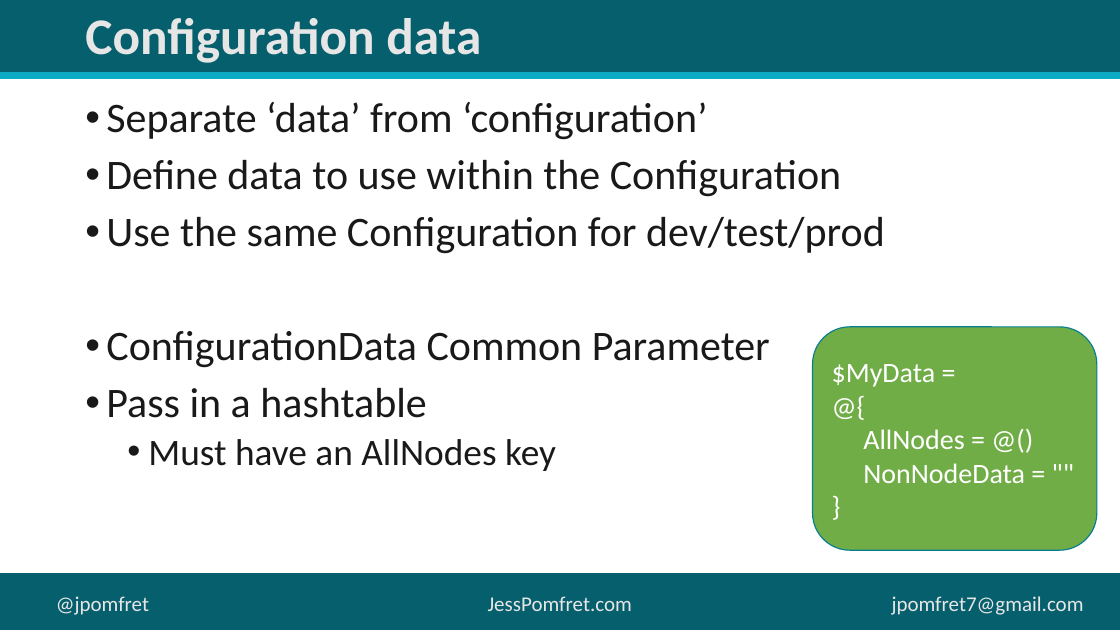
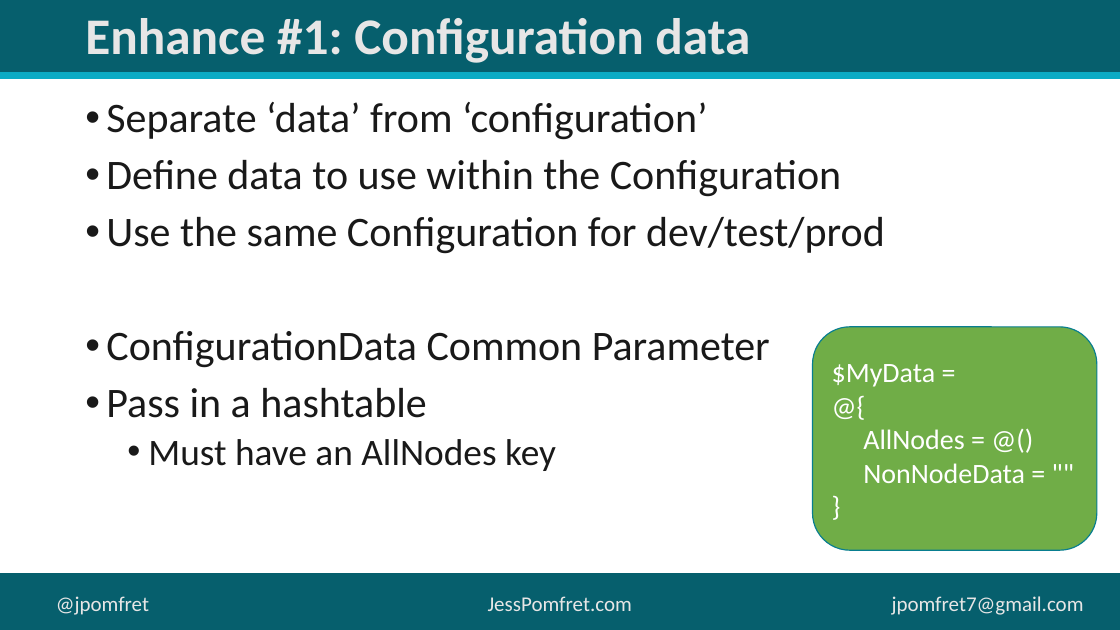
Before and after one commit to jpomfret/demos, a slide deck: slide 16 of DSC_SQLServer/Desired State Configuration.pptx. Drawn at 1120x630 pixels with LibreOffice and Linux fonts; fonts in the diff are those of the drawing; background and template pictures are left out. Boxes give left, top, right and bottom in pixels: in the first picture for what was removed or moved away, otherwise in the second. Text is boxed around its words. In the diff, an @@ line names an element or a change of style, - is before the commit and + after.

```diff
--- a/DSC_SQLServer/Desired State Configuration.pptx
+++ b/DSC_SQLServer/Desired State Configuration.pptx
@@ title at <box>85,18,750,63</box>: text changed @@
-Configuration data
+Enhance #1: Configuration data
```
Also in this commit, not shown: 4 other slides changed, 4 slides added, 4 slides removed, 5 other files.
